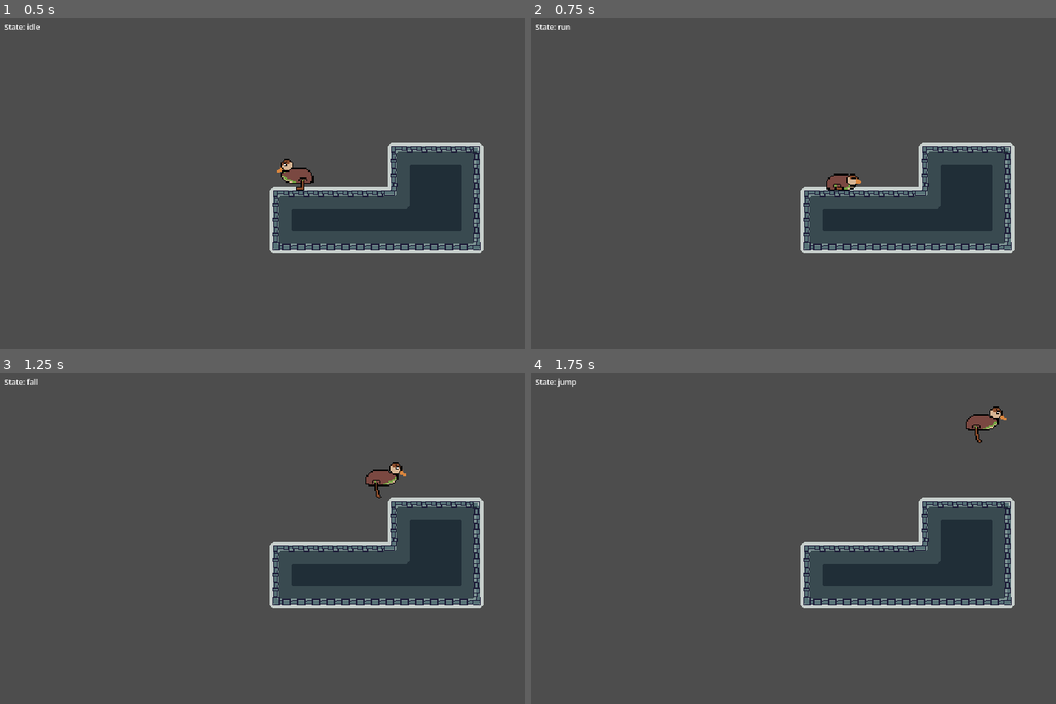
Above: before the commit, frames 1-4 (two rows, left to right).
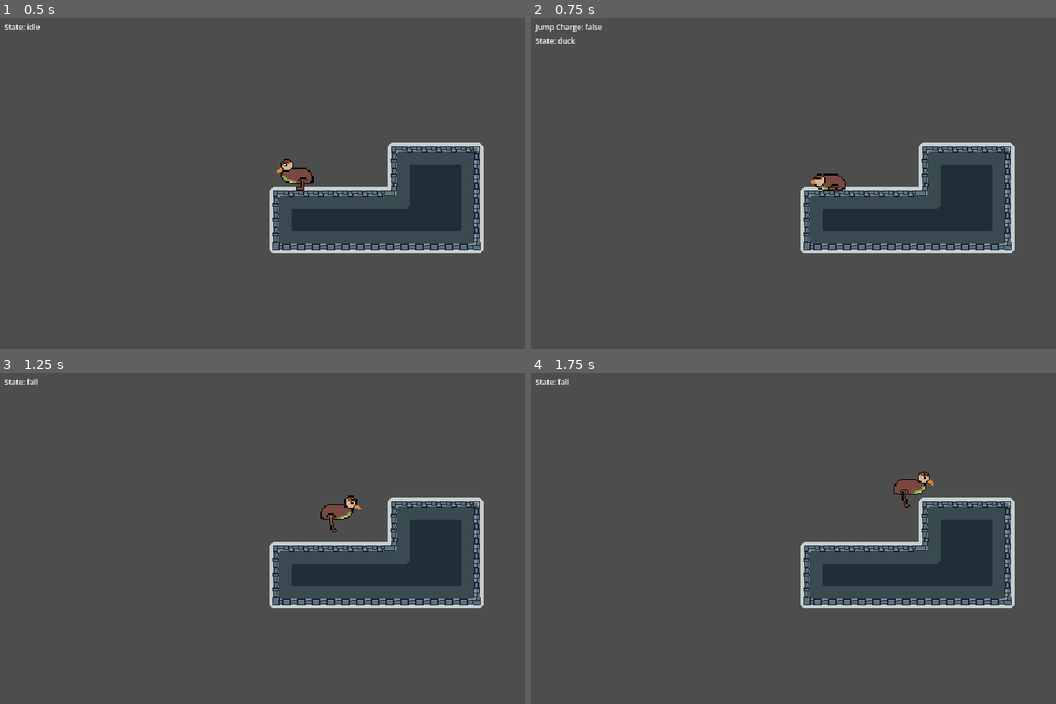
Above: after the commit, the same moments.

Repository: RunawayRabbit/GetDown
Game: Godot game, scene res://sandbox.tscn
Same seed, same stepped clock (60 frames per second), same inputs: the game is played once before the commit and once after it.
Inputs:
- Up to frame 1 (0.5 s): no input
- Up to frame 2 (0.75 s): tap Enter at 0.5 s; hold D (move_right) from 0.53 s (still down); hold S (duck) from 0.53 s (still down)
- Up to frame 3 (1.25 s): keep holding D (move_right); keep holding S (duck); tap Space (jump) at 0.77, 0.8, 1.07 s
- Up to frame 4 (1.75 s): keep holding D (move_right); release S (duck) at 1.28 s; tap Space (jump) at 1.35, 1.52 s; tap S (duck) at 1.55 s

Frame 1 is identical in both runs. In frame 2, 0.5% of the frame differs, in the area x 0-63%, y 1-53%; in frame 3, 0.7%; in frame 4, 0.8%, in the area x 4-91%, y 1-41%.

Commit message:
charged jump

Diff:
--- a/character/char_controller.gd
+++ b/character/char_controller.gd
@@ -17,13 +17,20 @@
 ## Rate at which the char decelerates in x when given opposite input in air. in pixels/sec^2
 @export var air_turn_acceleration := 800.0
 
+
+# TODO: Impulse is fucky because of the weird non-linearity. Do I go all the way to my stupid
+# barely working jump height math?
 @export_category("Jump Tuning")
 ## Impulse applied immediately upon jumping.
-@export var min_jump_force: float = 250.0
+@export var min_jump_force: float = 200.0
 ## Upward force added per second while holding jump button.
-@export var jump_hold_force: float = 500.0
+@export var jump_hold_force: float = 400.0
 ## Hold length in seconds to achieve maximum jump height.
 @export var jump_hold_time_seconds: float = 0.3
+## How long you must hold duck on the ground before the jump becomes charged.
+@export var charge_jump_time: float = 0.8
+## Impulse applied instead of min_jump_force when jumping out of a charged duck.
+@export var charge_jump_impulse: float = 300.0
 
 @export_category("Assists")
 ## When you fall off an edge, you can still input a jump for this many seconds.
@@ -73,7 +80,9 @@
 	if state_machine.is_in_state("jump"):
 		return
 	if _buffer_timer > 0.0 and _coyote_timer > 0.0:
-		state_machine.transition_to("jump")
+		var params := state_machine.current_state.get_jump_params()
+		state_machine.transition_to("jump", params)
+
 
 
 func consume_jump() -> void:
@@ -106,6 +115,10 @@
 		velocity.x = move_toward(velocity.x, 0.0, deceleration * delta)
 
 
+func apply_ground_friction(delta: float) -> void:
+	velocity.x = move_toward(velocity.x, 0.0, deceleration * delta)
+
+
 func update_facing() -> void:
 	if not animated_sprite_2d:
 		return
--- a/character/char_state.gd
+++ b/character/char_state.gd
@@ -6,7 +6,7 @@
 
 ## Called once when this state becomes active.
 ## Previous_state_name can be an empty string. (ie: when starting cold.)
-func enter(_previous_state_name: String) -> void:
+func enter(_previous_state_name: String, _payload: Dictionary = {}) -> void:
 	pass
 
 ## Called once when this state is about to be replaced.
@@ -16,3 +16,8 @@
 ## Called every physics frame while this state is active.
 func physics_update(_delta: float) -> void:
 	pass
+
+## Called before transitioning to "Jump". Used to parameterize the jump it's
+## handing off to. See state_jump.gd for currently supported params..
+func get_jump_params() -> Dictionary:
+	return {}
--- a/character/char_state_machine.gd
+++ b/character/char_state_machine.gd
@@ -35,7 +35,8 @@
 		current_state.physics_update(delta)
 
 
-func transition_to(state_name: String) -> void:
+func transition_to(state_name: String, payload: Dictionary = {}) -> void:
+
 	if not _states.has(state_name):
 		push_error("CharacterStateMachine.transition_to: no state named '%s'." % state_name)
 		return
@@ -46,7 +47,7 @@
 	if current_state:
 		current_state.exit()
 	current_state = _states[state_name]
-	current_state.enter(previous_name)
+	current_state.enter(previous_name, payload)
 
 
 func get_state_name() -> String:
--- a/character/character.tscn
+++ b/character/character.tscn
@@ -6,10 +6,15 @@
 [ext_resource type="Script" uid="uid://d4lba42lwoueq" path="res://character/states/state_grounded.gd" id="4_hx151"]
 [ext_resource type="Script" uid="uid://u7flw2eykdxt" path="res://character/states/state_jump.gd" id="5_o6jyn"]
 [ext_resource type="Script" uid="uid://bdot4hrhlu556" path="res://character/states/state_fall.gd" id="6_tgjim"]
+[ext_resource type="Script" uid="uid://daxuua8m7srvp" path="res://character/states/state_duck.gd" id="7_tgjim"]
 
 [sub_resource type="AtlasTexture" id="AtlasTexture_1l1n4"]
 atlas = ExtResource("2_1l1n4")
 region = Rect2(0, 80, 48, 40)
+
+[sub_resource type="AtlasTexture" id="AtlasTexture_hq3og"]
+atlas = ExtResource("2_1l1n4")
+region = Rect2(0, 120, 48, 40)
 
 [sub_resource type="AtlasTexture" id="AtlasTexture_hd715"]
 atlas = ExtResource("2_1l1n4")
@@ -67,6 +72,14 @@
 }],
 "loop": 1,
 "name": &"duck",
+"speed": 5.0
+}, {
+"frames": [{
+"duration": 1.0,
+"texture": SubResource("AtlasTexture_hq3og")
+}],
+"loop": 1,
+"name": &"duck_charged",
 "speed": 5.0
 }, {
 "frames": [{
@@ -149,7 +162,7 @@
 z_index = 1
 position = Vector2(0, -20)
 sprite_frames = SubResource("SpriteFrames_pjt0s")
-animation = &"jump"
+animation = &"duck"
 
 [node name="Wings" type="AnimatedSprite2D" parent="." unique_id=521792547]
 sprite_frames = SubResource("SpriteFrames_omraf")
@@ -182,3 +195,6 @@
 [node name="fall" type="Node" parent="StateMachine" unique_id=1916262173]
 script = ExtResource("6_tgjim")
 metadata/_custom_type_script = "uid://bdot4hrhlu556"
+
+[node name="duck" type="Node" parent="StateMachine" unique_id=657314287]
+script = ExtResource("7_tgjim")
--- /dev/null
+++ b/character/states/state_duck.gd
@@ -0,0 +1,48 @@
+class_name StateDuck
+extends StateGrounded
+
+var _charge_timer := 0.0
+var _is_charged := false
+
+
+func enter(_previous_state_name: String, _params: Dictionary = {}) -> void:
+	_charge_timer = 0.0
+	_is_charged = false
+	DebugDisplay.watch("Jump Charge", func(): return _is_charged)
+
+
+func exit() -> void:
+	DebugDisplay.remove_watch("Jump Charge")
+
+
+
+func physics_update(delta: float) -> void:
+
+	controller.apply_ground_friction(delta)
+	#controller.apply_ground_movement(delta)
+	controller.update_facing()
+
+	if not controller.is_on_floor():
+		state_machine.transition_to("fall")
+		return
+
+	if not controller.is_ducking:
+		state_machine.transition_to("run" if absf(controller.velocity.x) > 10.0 else "idle")
+		return
+
+	if not _is_charged:
+		_charge_timer += delta
+		if _charge_timer >= controller.charge_jump_time:
+			_is_charged = true
+
+	controller.play_animation(_current_animation())
+
+
+func get_jump_params() -> Dictionary:
+	if _is_charged:
+		return {"impulse": controller.charge_jump_impulse}
+	return {}
+
+
+func _current_animation() -> String:
+	return "duck_charged" if _is_charged else "duck"
--- a/character/states/state_grounded.gd
+++ b/character/states/state_grounded.gd
@@ -2,6 +2,10 @@
 class_name StateGrounded
 
 func physics_update(delta: float) -> void:
+	if controller.is_ducking:
+		state_machine.transition_to("duck")
+		return
+
 	controller.apply_ground_movement(delta)
 	controller.update_facing()
 
@@ -9,10 +13,8 @@
 		state_machine.transition_to("fall")
 		return
 
-	if controller.is_ducking:
-		controller.play_animation("duck")
-	else:
-		controller.play_animation("run" if _is_moving() else "idle")
+	controller.play_animation("run" if _is_moving() else "idle")
+
 
 	if _is_moving():
 		state_machine.transition_to("run")
--- a/character/states/state_jump.gd
+++ b/character/states/state_jump.gd
@@ -3,10 +3,15 @@
 
 var _hold_timer := 0.0
 
-func enter(_previous_state_name: String) -> void:
-	controller.velocity.y = -controller.min_jump_force
+func enter(_previous_state_name: String, params: Dictionary = {}) -> void:
+	# Params
+	var impulse: float = params.get("impulse", controller.min_jump_force)
+
+
+	controller.velocity.y = -impulse
 	_hold_timer = 0.0
 	controller.consume_jump()
+
 
 func _apply_vertical(delta: float) -> void:
 	var still_holding := Input.is_action_pressed("jump") and _hold_timer < controller.jump_hold_time_seconds
@@ -17,8 +22,10 @@
 	else:
 		controller.velocity += controller.get_gravity() * delta
 
+
 func _get_animation() -> String:
 	return "jump"
+
 
 func _check_air_transition() -> void:
 	if controller.velocity.y >= 0.0:
--- a/debug/debug_display.gd
+++ b/debug/debug_display.gd
@@ -30,5 +30,5 @@
 	watches[key] = lambda
 
 
-func remove_display(key):
+func remove_watch(key):
 	watches.erase(key)
Not shown, added: character/states/state_duck.gd.uid
